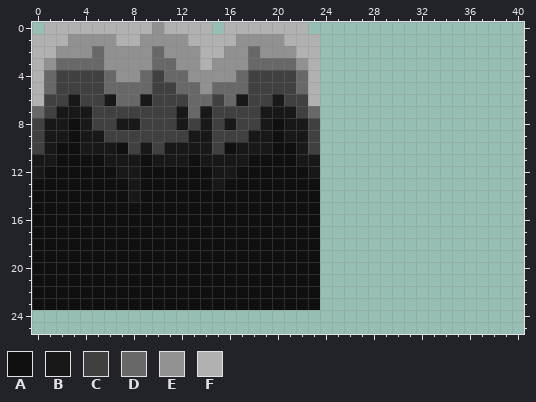
Pixel-art file: ProjectForest/Resources/Sprites/Tiles/Cave/Tileset.aseprite. Above: the version before the commit.
64x64 pixels, 1 frame. Shown: x 0..40, y 0..25.
Palette (. is transparent): A #101010  B #181818  C #404040  D #686868  E #919191  F #b1b1b1
Pixels before, first column x 0:
 0 .FFFFFFFFFEFFFF.FFFFFFF.
 1 FFFEEEEFFEEEEFFFFEEEEFFF
 2 FFEEEDEEEEDEEEFFEEDEEEFF
 3 FEDDDDEEEEDDEEFEEEDDDDEF
 4 FDCCCCDEEDCDDEEEEDCCCCDF
 5 FDCCCCDDDDCCDDEDDDCCCCDF
 6 FCCBCCBDDBCCCDDCDBCCBCCF
 7 DCBBBCCCCCCCBDBCCCCBBBCD
 8 CBBABCCBBCCCBCBCBCCBABBC
 9 CBBABBCCCCCCCBBCCCBBABBC
10 CBAABBBACBCBBBBCABBBAABC
11 BBAAAABBBABBBABBBBAAAABB
12 BAAAAAABBAAAAAABBAAAAAAB
13 AAAAAAAABAAAAAABAAAAAAAA
14 AAAAAAAABAAAAAAAAAAAAAAA
15 AAAAAAAAAAAAAAAAAAAAAAAA
16 AAAAAAAAAAAAAAAAAAAAAAAA
17 AAAAAAAAAAAAAAAAAAAAAAAA
18 AAAAAAAAAAAAAAAAAAAAAAAA
19 AAAAAAAAAAAAAAAAAAAAAAAA
20 AAAAAAAAAAAAAAAAAAAAAAAA
21 AAAAAAAAAAAAAAAAAAAAAAAA
22 AAAAAAAAAAAAAAAAAAAAAAAA
23 AAAAAAAAAAAAAAAAAAAAAAAA
Once edited:
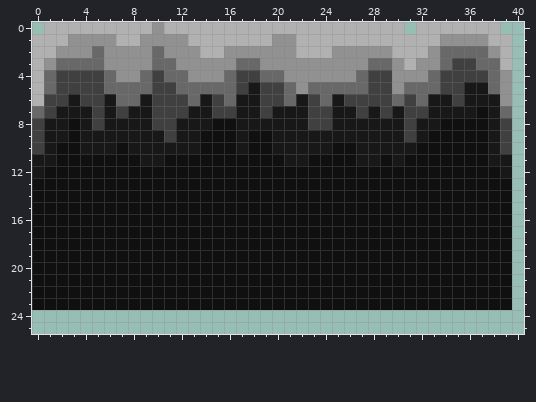
Difference:
y 0: x 15 . -> F; x 23..30 ........ -> FFFFFFFF; x 32..38 ....... -> FFFFFFF
y 1: x 17..19 EEE -> FFF; x 21 F -> E; x 24..39 ................ -> FFFFFFFFFFEEEEFF
y 2: x 18 D -> E; x 24..39 ................ -> FEEEEEFFFEDDDDEF
y 3: x 14 F -> E; x 17 E -> D; x 19..21 DDD -> EEE; x 23..39 F................ -> EEEEEDDEFEEDCCDDF
y 4: x 16..17 ED -> DC; x 19..39 CCCDF................ -> DDEEEEEEDCCEEEDCCCCDE
y 5: x 14 E -> D; x 17..18 DC -> CB; x 21..39 CDF................ -> DEDDDDDCCEDDDCCBBDE
y 6: x 14 D -> B; x 18 C -> B; x 20..39 BCCF................ -> CDBCDBCCCCDCDBBCBBBE
y 7: x 6 C -> B; x 8..9 CC -> BB; x 12..13 BD -> CB; x 17..19 CCB -> BBC; x 22..39 CD................ -> BCCBBCBCBCCBBBBABD
y 8: x 6 C -> B; x 9 C -> B; x 13 C -> B; x 15..18 CBCC -> AABB; x 20 A -> B; x 24..39 ................ -> CBBBBBBCBBAAAABC
y 9: x 6..10 CCCCC -> BBBBB; x 12 C -> B; x 14..20 BCCCBBA -> AAABAAB; x 23..39 C................ -> BBBBBBBBCBAAAAABC
y 10: x 8 C -> B; x 10 C -> B; x 14..15 BC -> AA; x 18..21 BBAA -> AABB; x 23..39 C................ -> BBAABBBBBAAAAAABC
y 11: x 6..9 BBBA -> AAAB; x 11..12 BB -> AA; x 14..17 BBBB -> AAAA; x 21 A -> B; x 23..39 B................ -> AAAABBABAAAAAAABB
y 12: x 7..8 BB -> AA; x 15..16 BB -> AA; x 23..39 B................ -> AAAAAAAAAAAAAAAAB
y 13: x 8 B -> A; x 15 B -> A; x 24..39 ................ -> AAAAAAAAAAAAAAAA
y 14: x 8 B -> A; x 24..39 ................ -> AAAAAAAAAAAAAAAA
y 15..23: x 24..39 ................ -> AAAAAAAAAAAAAAAA
Changed places in both pictures, as pixel boxes (x1, y1, x2, y2):
changed: (104, 22, 512, 310)
